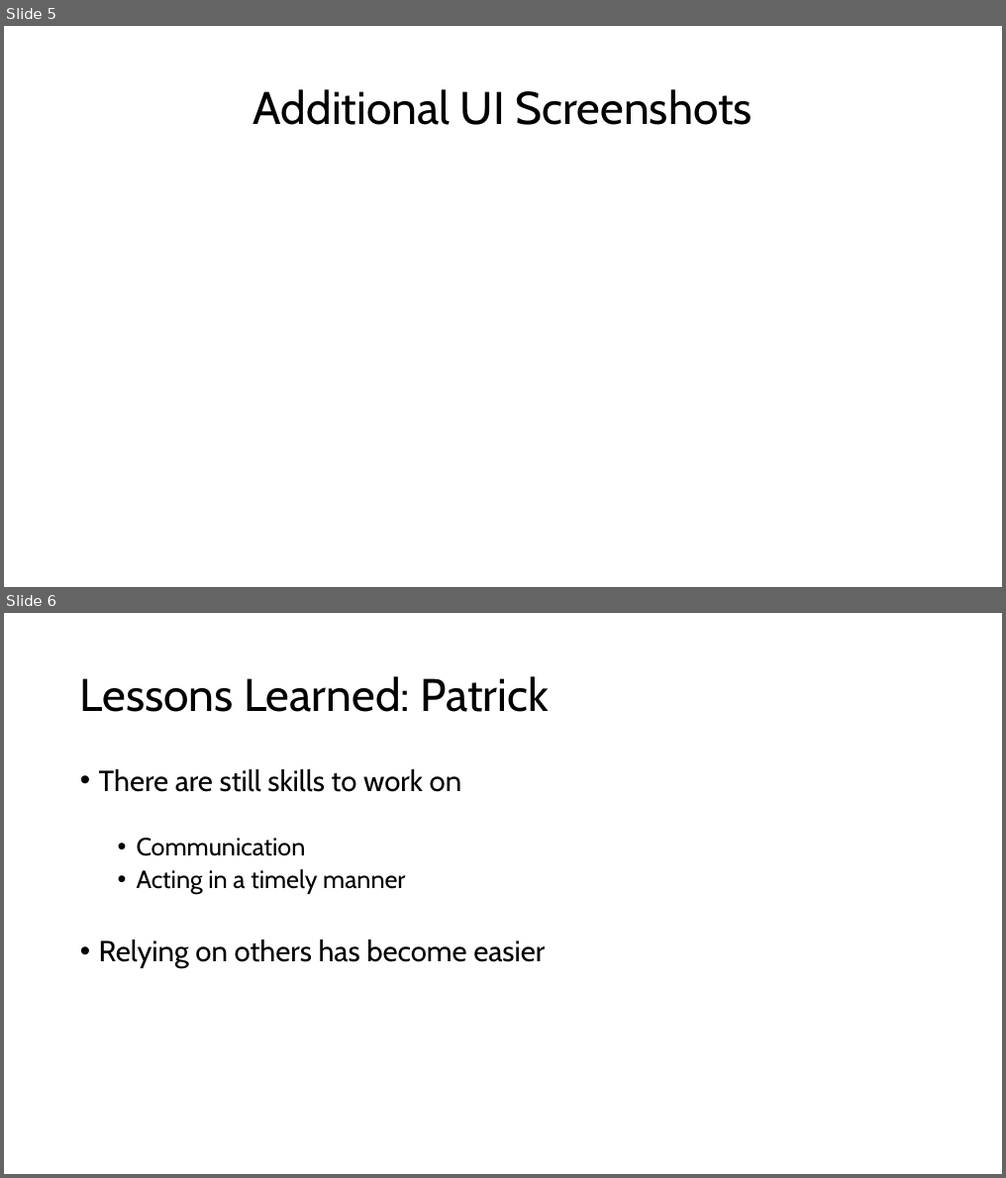
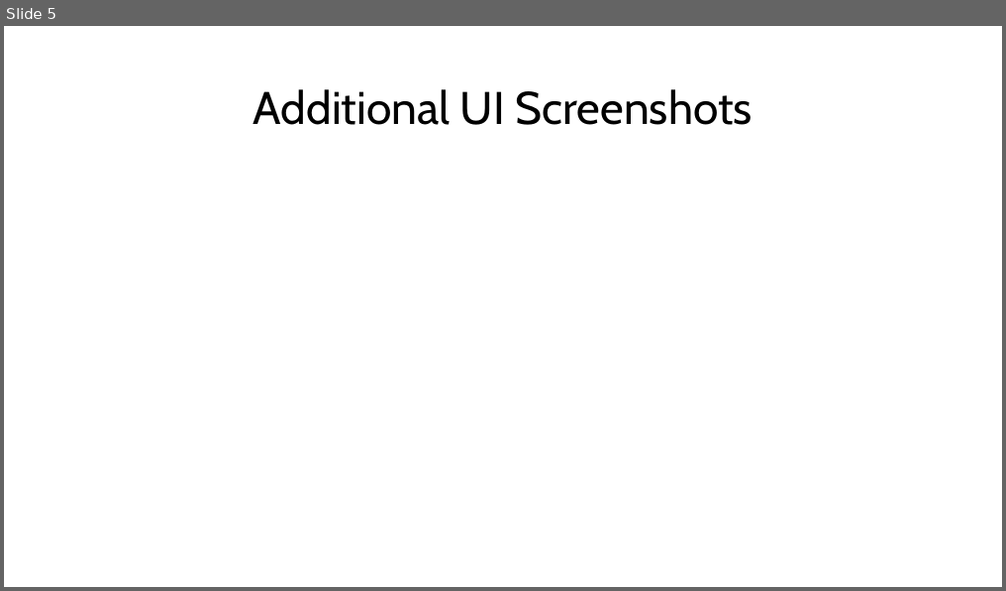
Before and after one commit to Jormungandr72/Cross-Website-Price-Checker, a slide deck: docs/phase_four_docs/Phase_Four_Presentation.pptx. Shown one above the other, each under a label of ours: slides 5 and 6 before the commit, slide 5 after it. The pictures are 1006x1178 and 1006x591 pixels, drawn with LibreOffice and Linux fonts; fonts in the diff are those of the drawing. Boxes give left, top, right and bottom in pixels: in the first picture for what was removed or moved away, otherwise in the second. Text is boxed around its words. In the diff, an @@ line names an element or a change of style, - is before the commit and + after.

Commit message:
Updated Phase Four Presentation
Updated Patrick's "Lessons Learned" Slide.

```diff
--- a/docs/phase_four_docs/Phase_Four_Presentation.pptx
+++ b/docs/phase_four_docs/Phase_Four_Presentation.pptx
@@ slide 6 removed at (4, 613, 1002, 1174), background #FFFFFF @@
@@ title removed at (80, 676, 548, 712) @@
-Lessons Learned: Patrick
@@ text removed at (99, 769, 545, 968) @@
-• There are still skills to work on
-  • Communication
-  • Acting in a timely manner
-• Relying on others has become easier
```
Also in this commit, not shown: 1 slide added.
